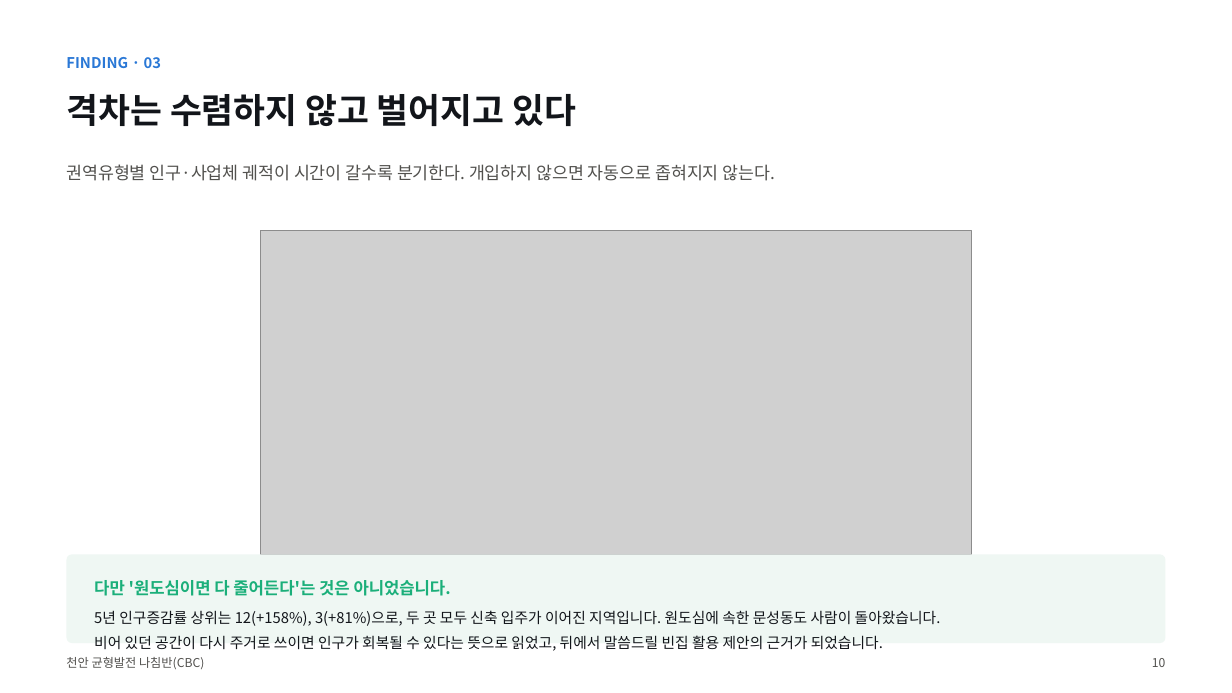
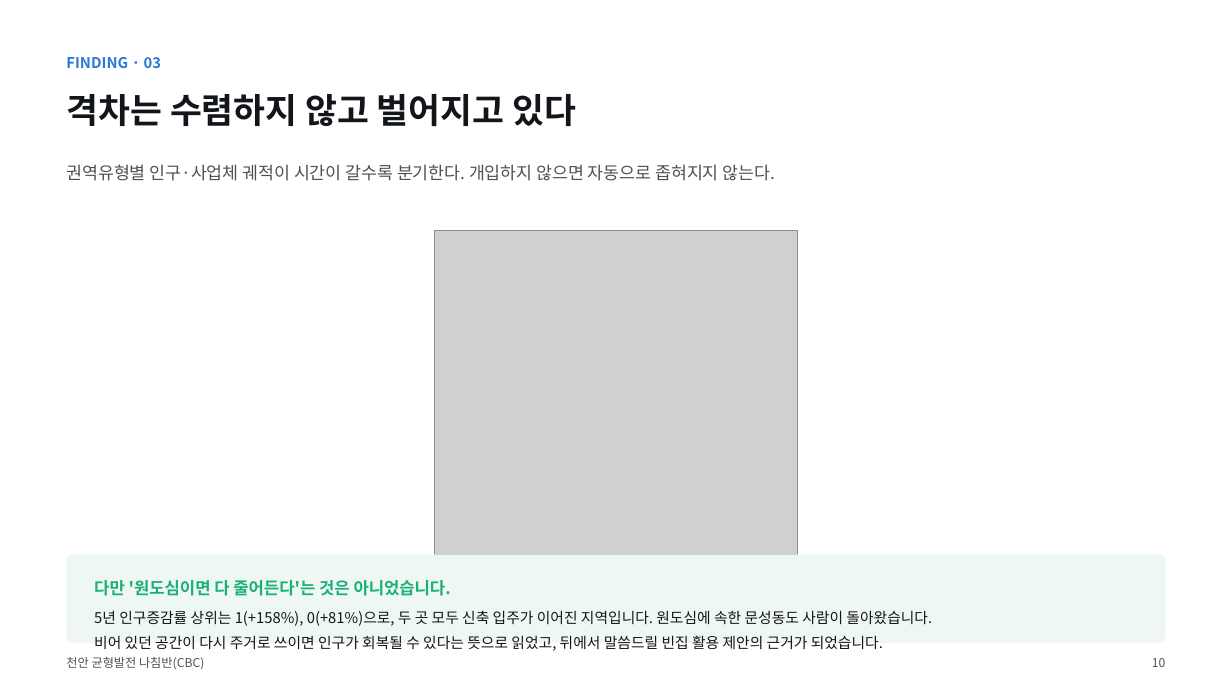
Before and after one commit to BioCode67/2026-AI-, a slide deck: slide 11 of deliverables/기획서_천안균형발전나침반_CBC.pptx. Drawn at 1232x693 pixels with LibreOffice and Linux fonts; fonts in the diff are those of the drawing; grey boxes stand for pictures. Boxes give left, top, right and bottom in pixels: in the first picture for what was removed or moved away, otherwise in the second. Text is boxed around its words. In the diff, an @@ line names an element or a change of style, - is before the commit and + after.

```diff
--- a/deliverables/기획서_천안균형발전나침반_CBC.pptx
+++ b/deliverables/기획서_천안균형발전나침반_CBC.pptx
@@ picture: place and size @@
-picture at box(261, 231, 972, 555)
+picture at box(434, 231, 798, 555)
@@ text at box(94, 610, 932, 626): text changed @@
-5년 인구증감률 상위는 12(+158%), 3(+81%)으로, 두 곳 모두 신축 입주가 이어진 지역입니다. 원도심에 속한 문성동도 사람이 돌아왔습니다.
+5년 인구증감률 상위는 1(+158%), 0(+81%)으로, 두 곳 모두 신축 입주가 이어진 지역입니다. 원도심에 속한 문성동도 사람이 돌아왔습니다.
```
Also in this commit, not shown: 15 other slides changed, 1 slide added, 2 slides removed, 24 other files.
